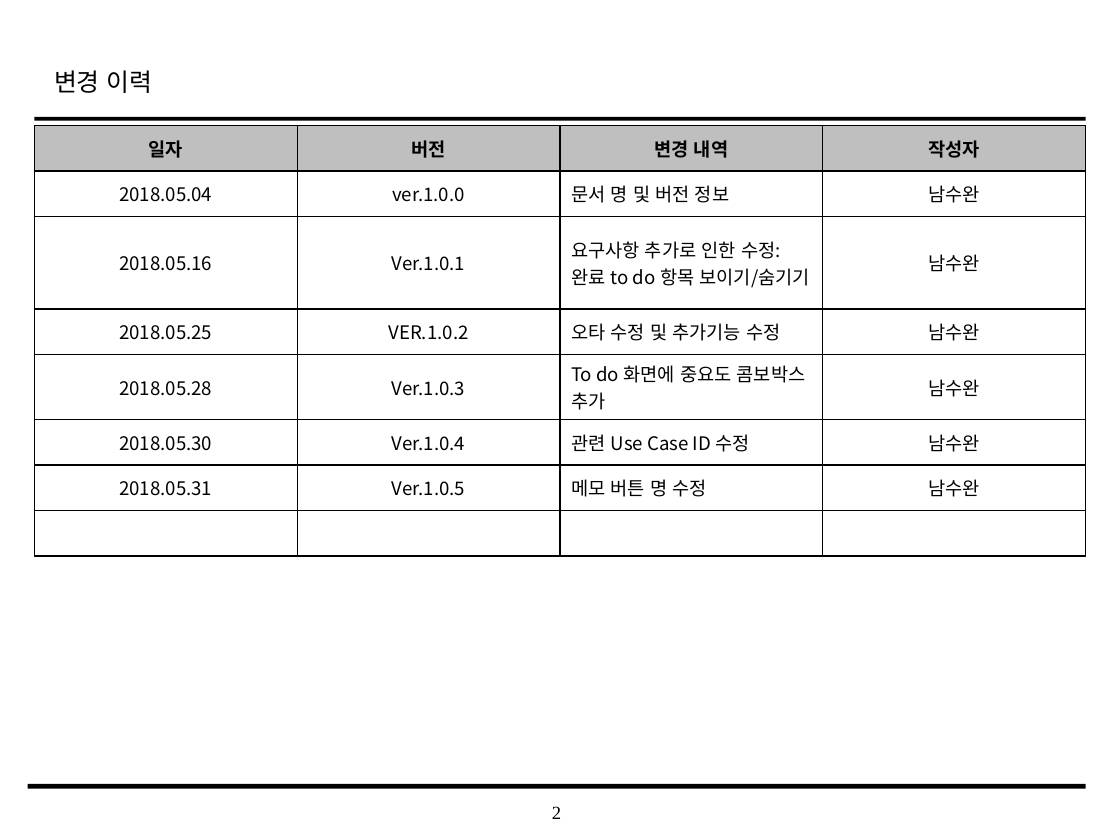
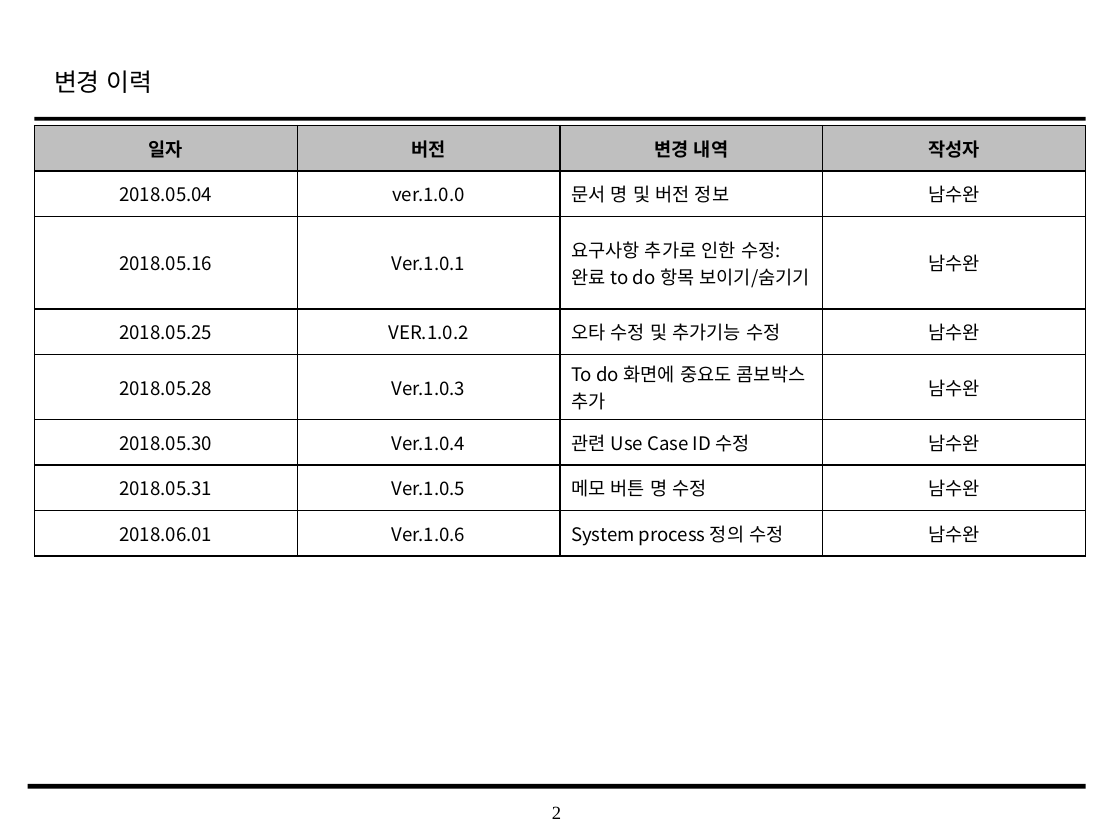
Before and after one commit to SMU-SE-Admin/18-1_3_THREEGO_Doc, a slide deck: slide 2 of 03 설계/UI Design Template_3조_THREEGO.pptx. Drawn at 1120x840 pixels with LibreOffice and Linux fonts; fonts in the diff are those of the drawing; background and template pictures are left out. Boxes give left, top, right and bottom in pixels: in the first picture for what was removed or moved away, otherwise in the second. Text is boxed around its words. In the diff, an @@ line names an element or a change of style, - is before the commit and + after.

Commit message:
#1108 UI 설계서 최종본 업로드
System process 수정 후, 최종본 업로드

```diff
--- a/03 설계/UI Design Template_3조_THREEGO.pptx
+++ b/03 설계/UI Design Template_3조_THREEGO.pptx
@@ table at <box>35,125,1088,550</box> @@
-row 8:  |  |  | 
+row 8: 2018.06.01 | Ver.1.0.6 | System process 정의 수정 | 남수완
```
Also in this commit, not shown: 23 other slides changed.
